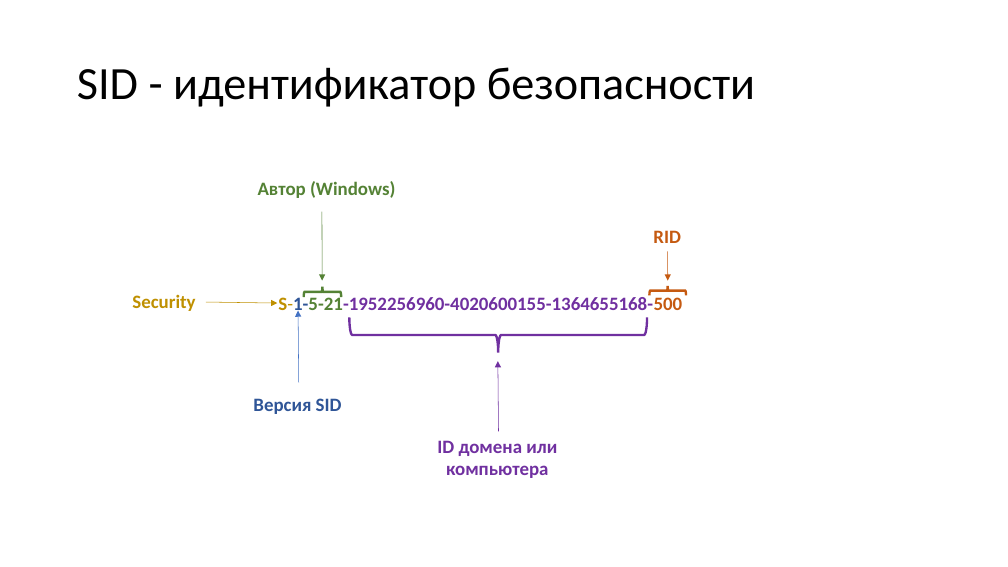
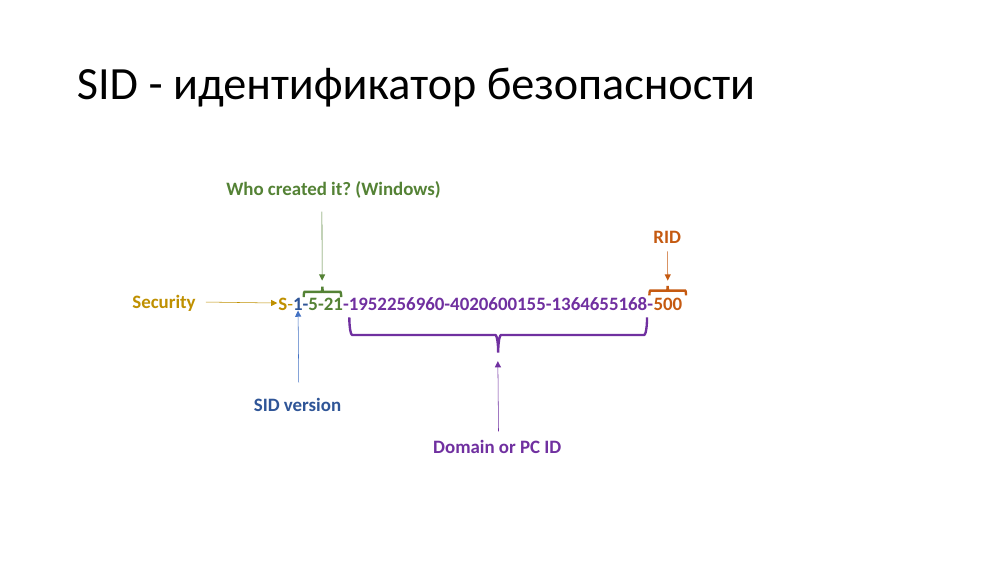
Before and after one commit to ShH01m3s/ShH01m3s.github.io, a slide deck: slide 4 of files/presentations/Presentation.pptx. Drawn at 1008x567 pixels with LibreOffice and Linux fonts; fonts in the diff are those of the drawing. Boxes give left, top, right and bottom in pixels: in the first picture for what was removed or moved away, otherwise in the second. Text is boxed around its words. In the diff, an @@ line names an element or a change of style, - is before the commit and + after.

```diff
--- a/files/presentations/Presentation.pptx
+++ b/files/presentations/Presentation.pptx
@@ text at bbox=[226, 181, 440, 198]: text changed @@
-Автор (Windows)
+Who created it? (Windows)
@@ text at bbox=[254, 397, 341, 411]: text changed @@
-Версия SID
+SID version
@@ text at bbox=[433, 440, 561, 453]: text changed @@
-ID домена или компьютера
+Domain or PC ID
```
Also in this commit, not shown: 3 other slides changed, 26 other files.
